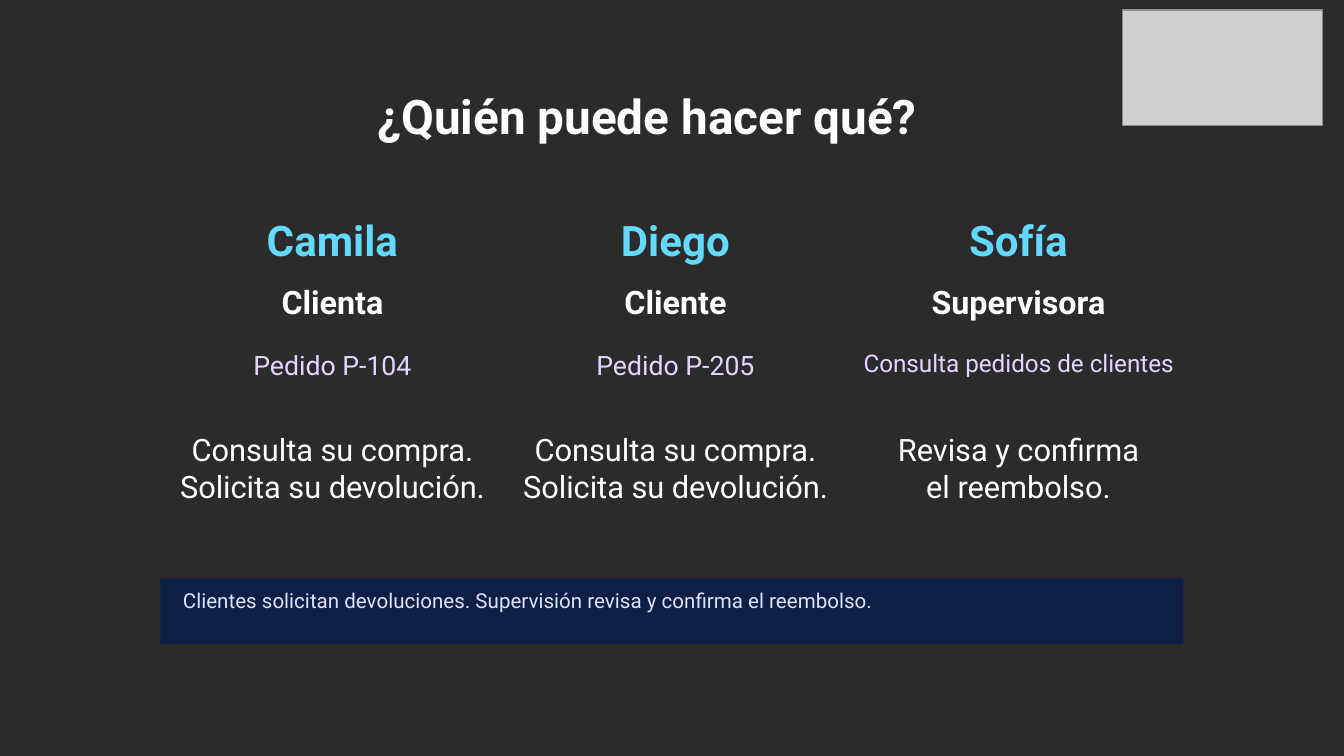
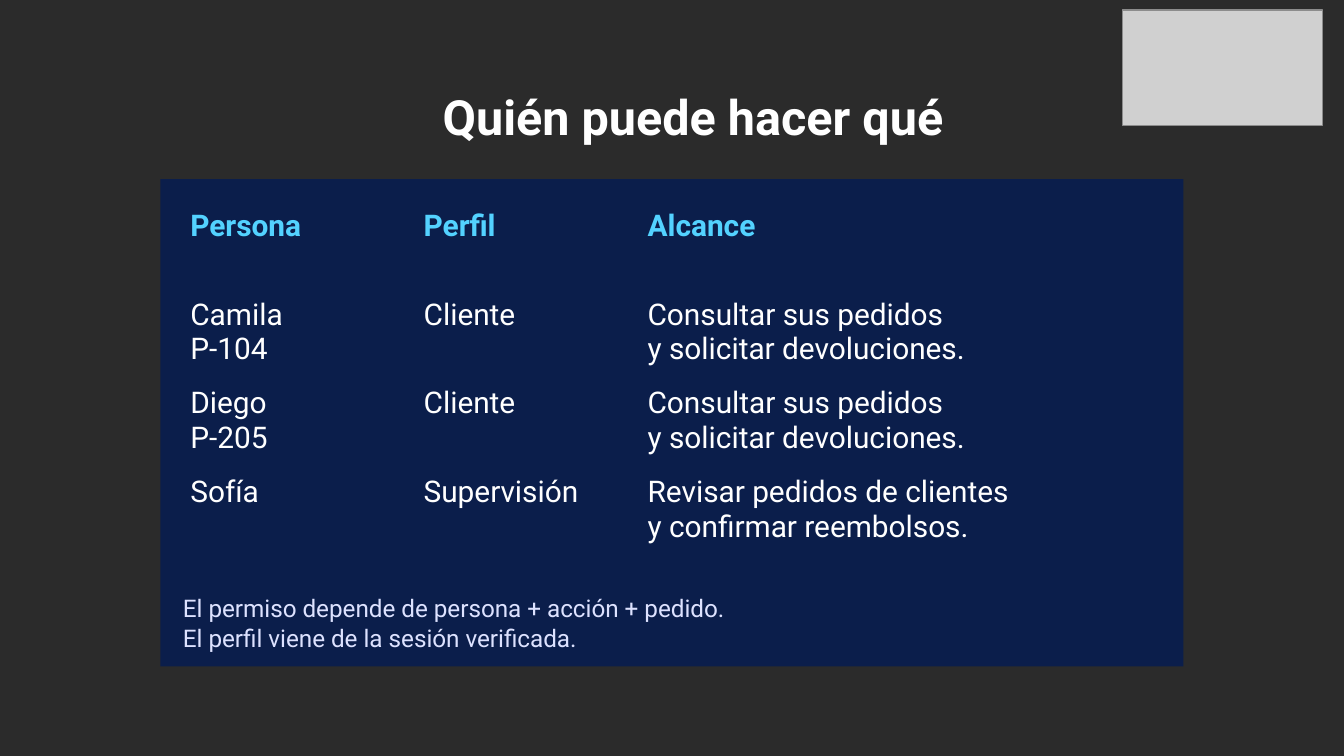
Before and after one commit to dannyfriz/aws-ecommerce-agent-demo, a slide deck: slide 6 of docs/presentaciones/Danny_Friz_SCD_2026_arquitectura_IA.pptx (slide 5 before the commit). Drawn at 1344x756 pixels with LibreOffice and Linux fonts; fonts in the diff are those of the drawing; grey boxes stand for pictures; background and template pictures are left out; a plain dark background stands for a picture behind light text. Boxes give left, top, right and bottom in pixels: in the first picture for what was removed or moved away, otherwise in the second. Text is boxed around its words. In the diff, an @@ line names an element or a change of style, - is before the commit and + after.

```diff
--- a/docs/presentaciones/Danny_Friz_SCD_2026_arquitectura_IA.pptx
+++ b/docs/presentaciones/Danny_Friz_SCD_2026_arquitectura_IA.pptx
@@ text at <box>443,98,943,145</box>: text changed; size 25.5 to 26 pt @@
-¿Quién puede hacer qué?
+Quién puede hacer qué
@@ rectangle added at <box>160,179,1183,665</box>, fill #0B1E4B @@
@@ table added at <box>183,206,1164,560</box>, 4 rows, 3 columns @@
+Persona | Perfil | Alcance
+Camila / P-104 | Cliente | Consultar sus pedidos / y solicitar devoluciones.
+Diego / P-205 | Cliente | Consultar sus pedidos / y solicitar devoluciones.
+Sofía | Supervisión | Revisar pedidos de clientes / y confirmar reembolsos.
@@ text removed at <box>267,224,398,257</box> @@
-Camila
@@ text removed at <box>621,225,730,265</box> @@
-Diego
@@ text removed at <box>969,224,1068,257</box> @@
-Sofía
@@ text removed at <box>282,289,384,315</box> @@
-Clienta
@@ text removed at <box>624,289,726,315</box> @@
-Cliente
@@ text removed at <box>932,290,1106,321</box> @@
-Supervisora
@@ text removed at <box>253,355,411,376</box> @@
-Pedido P-104
@@ text removed at <box>596,355,754,376</box> @@
-Pedido P-205
@@ text removed at <box>864,353,1174,377</box> @@
-Consulta pedidos de clientes
@@ text removed at <box>180,438,485,499</box> @@
-Consulta su compra.
-Solicita su devolución.
@@ text removed at <box>523,438,828,499</box> @@
-Consulta su compra.
-Solicita su devolución.
@@ text removed at <box>898,437,1139,499</box> @@
-Revisa y confirma
-el reembolso.
@@ rectangle removed at <box>160,579,1183,645</box> @@
@@ text removed at <box>183,592,872,613</box> @@
-Clientes solicitan devoluciones. Supervisión revisa y confirma el reembolso.
@@ text added at <box>183,598,724,652</box>, 13 pt, text #DDE2FF @@
+El permiso depende de persona + acción + pedido.
+El perfil viene de la sesión verificada.
```
Also in this commit, not shown: 15 other slides changed, 11 slides added, 11 slides removed, 6 other files.
